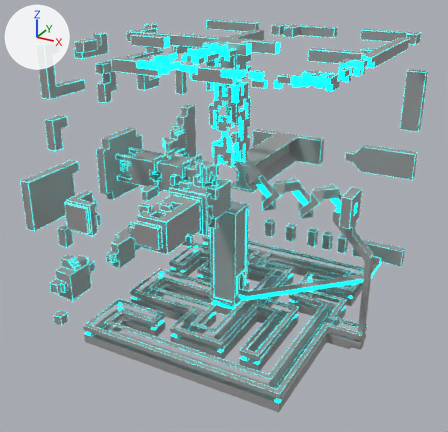
An edit to the FBX model assets/models/Level1wedge.fbx, drawn before and after from the same camera.
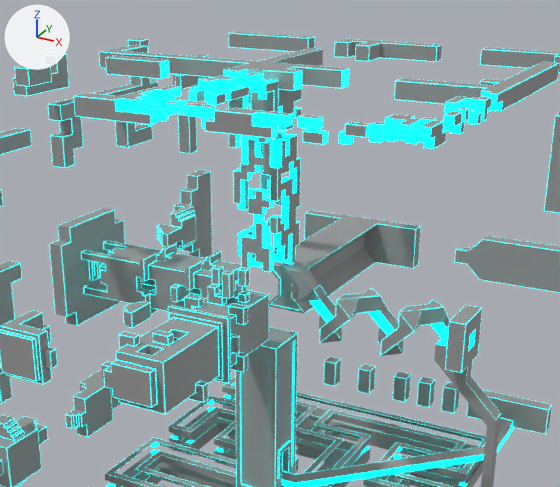
Each version appears first whole from a camera (50 mm lens) standing at (916.0, -1705.0, 1229.0) and looking at (0.0, -39.0, 396.0), and next in a close-up on the part from 15% to 91% of the width and 0% to 69% of the height. The axes (+X, +Y, +Z) are drawn at upper left. The lights are the same throughout. Where no turn or scale is listed for an object, it has been applied to the vertices. Vertices at the same position are counted once.

In view in the first close-up: 'slot393', 'slot393.001'.
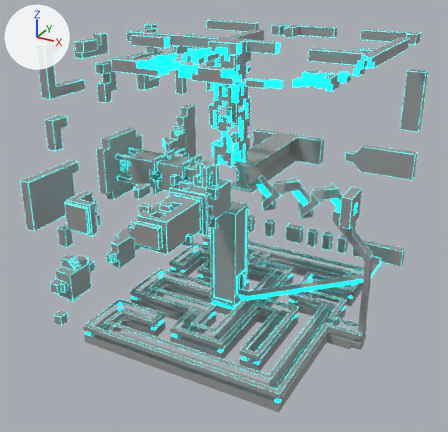
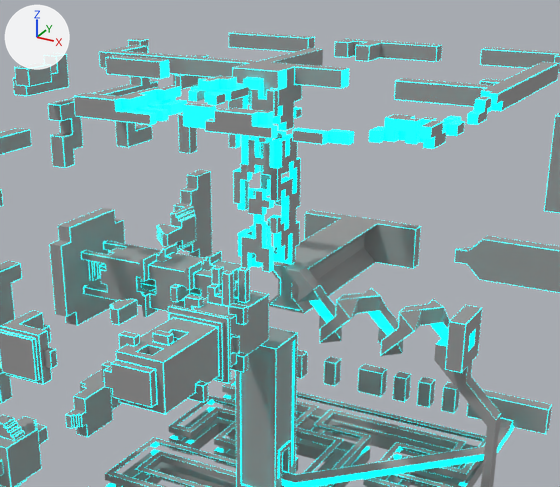
Commit message: Played with level 1-1 in response to playtest feedback

Location of each change, [x1, y1, x2, y2] in pixels of the close-ups (560 x 487 px; the box of a moved part takes in the faces that stretch with it):
part 1 of me_slot393, deleted
    before: [165, 101, 180, 114]
part 2 of me_slot393, cut back
    before: [116, 94, 490, 145]
    after: [122, 94, 490, 145]
part 3 of me_slot393, cut back
    before: [223, 68, 302, 112]
    after: [231, 68, 285, 116]
part 4 of me_slot393, moved or reshaped
    before: [358, 364, 375, 394]
    after: [358, 364, 387, 397]
part 5 of me_slot393, moved or reshaped (not visible before)
    after: [297, 350, 308, 378]
part 6 of me_slot393_001, moved or reshaped
    before: [123, 301, 151, 328]
    after: [110, 298, 138, 325]
part 7 of me_slot393_001, cut back
    before: [222, 272, 250, 305]
    after: [222, 272, 234, 306]

The edits, one by one:
me_slot393 is used by ob_slot393; location (0.0, 0.0, 0.0).
me_slot393 had 8504 vertices, 12335 faces and spanned x -464.0..496.0, y -432.0..496.0, z 16.0..960.0.
me_slot393 now has 8274 vertices, 11998 faces and spans x -464.0..496.0, y -432.0..496.0, z 16.0..960.0.
me_slot393 part 1: the loose piece of 16 vertices spanning x 48.0..64.0, y -416.0..-400.0, z 944.0..960.0 is deleted.
me_slot393 part 2: 15 vertices moved from x 113.0..464.0, y -432.0..-271.0, z 928.0..960.0 to x 81.0..464.0, y -432.0..-287.0, z 928.0..960.0; 148 vertices removed from x -16.0..464.0, y -432.0..-144.0, z 928.0..960.0; 19 vertices added at x -17.0..464.0, y -432.0..-159.0, z 928.0..960.0.
me_slot393 part 3: 5 vertices moved from x -48.0..47.0, y -65.0..-48.0, z 928.0..959.0 to x -47.0..47.0, y -63.0..-48.0, z 928.0..959.0; 105 vertices removed from x -48.0..80.0, y -112.0..-16.0, z 911.0..960.0; 20 vertices added at x -48.0..48.0, y -64.0..-47.0, z 913.0..960.0.
me_slot393 part 4: 16 vertices moved from x 47.0..48.0, y 464.0..496.0, z 96.0..160.0 to x 79.0..80.0, y 464.0..496.0, z 96.0..160.0.
me_slot393 part 5: 16 vertices moved from x -177.0..-176.0, y 464.0..496.0, z 96.0..160.0 to x -145.0..-144.0, y 464.0..496.0, z 96.0..160.0.
me_slot393_001 is used by ob_slot393_001; location (0.0, 0.0, 0.0).
me_slot393_001 had 5280 vertices, 6833 faces and spanned x -464.0..64.0, y -464.0..496.0, z 64.0..960.0.
me_slot393_001 now has 5240 vertices, 6787 faces and spans x -464.0..64.0, y -464.0..496.0, z 64.0..960.0.
me_slot393_001 part 6: 1 vertex moved from x -200.0, y -208.0, z 480.0 to x -208.0, y -208.0, z 481.0; 91 vertices removed from x -208.0..-176.0, y -224.0..-160.0, z 480.0..512.0; 91 vertices added at x -240.0..-208.0, y -224.0..-160.0, z 480.0..512.0.
me_slot393_001 part 7: 34 vertices removed from x 0.0..32.0, y -176.0..-128.0, z 545.0..576.0; 6 vertices added at x 1.0..16.0, y -176.0..-160.0, z 545.0.
